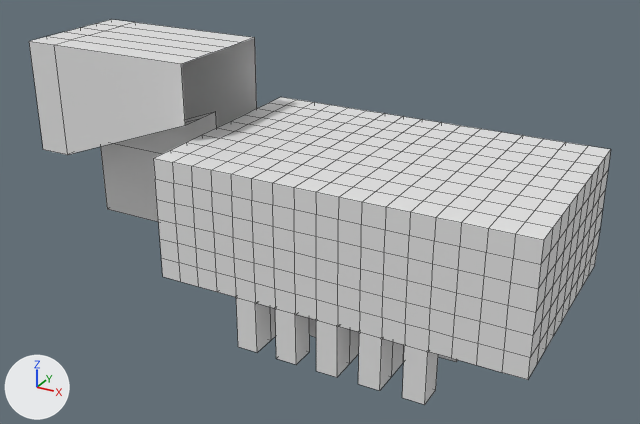
The FBX model Assets/Models/HoleRoom.fbx: old version first, new version second.
Before and after are seen from a 50 mm camera at (71.1, -157.0, 89.2) aimed at (-15.5, 0.4, 10.5). The lights are fixed; the arrows at lower left show +X, +Y and +Z. Mesh edges are drawn as thin lines.
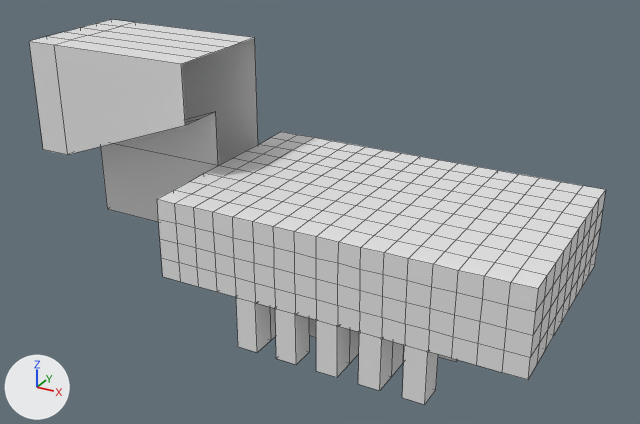
Boxes (x1, y1, x2, y2) around the edits, measured in the pictures (640 x 424 px; the box of a moved part takes in the faces that stretch with it):
'Cube', reshaped
    before: (29, 19, 611, 405)
    after: (29, 19, 606, 405)
part 1 of me_cube, cut back
    before: (153, 97, 611, 328)
    after: (157, 132, 606, 328)
part 2 of me_cube, moved or reshaped
    both: (213, 213, 254, 263)

The edits, one by one:
me_cube is used by ob_cube; location (0.0, 0.0, 0.0).
Verts and faces of me_cube; kept vertices keep their numbers, new ones are numbered from 1005.
Before the commit, vertices of me_cube: 377 (-21.2, -25.0, 13.5) at pixel (233, 237).
me_cube had 1005 vertices, 960 faces and spanned x -82.6..40.0, y -25.0..25.0, z -11.8..44.0.
me_cube now has 901 vertices, 856 faces and spans x -82.6..40.1, y -25.1..25.1, z -11.8..44.0.
Part 1, on me_cube:
123 vertices are removed from x -40.0..40.0, y -25.0..25.0, z 18.0..27.0.
169 faces are deleted.
28 vertices in x -25.9..25.9, y 8.3..25.0, z 27.0 move by (0.0, -11.1, -8.9).
26 vertices in x -30.6..21.2, y -25.0..-8.3, z 27.0 move by (0.0, 11.1, -8.9).
10 vertices in x 30.6..40.0, y -13.9..8.3, z 27.0 move by (-9.4, 0.0, -8.9).
7 vertices in x -40.0..-30.6, y -8.3..8.3, z 27.0 move by (9.4, 0.0, -8.9).
6 vertices in x -21.2..25.9, y 25.0, z 22.5 move by (0.0, -5.6, -4.4).
6 vertices in x -21.2..21.2, y -25.0, z 22.5 move by (0.0, 5.6, -4.4).
51 vertices move from x -40.0..40.0, y -25.0..25.0, z 13.5..22.5 to x -40.1..40.1, y -25.1..25.1, z 13.4..18.1.
7 vertices are added at x -39.9..35.3, y -24.9..19.5, z 18.0..18.1.
12 new vertices lie (4.7, 0.0, 0.0) away from vertices in x -40.0..35.3, y -25.0..25.0, z 18.0..27.0.
65 new faces join them.
Part 2, on me_cube:
Vertex 377 moves to (-21.2, -25.1, 13.4), pixel (233, 238).
